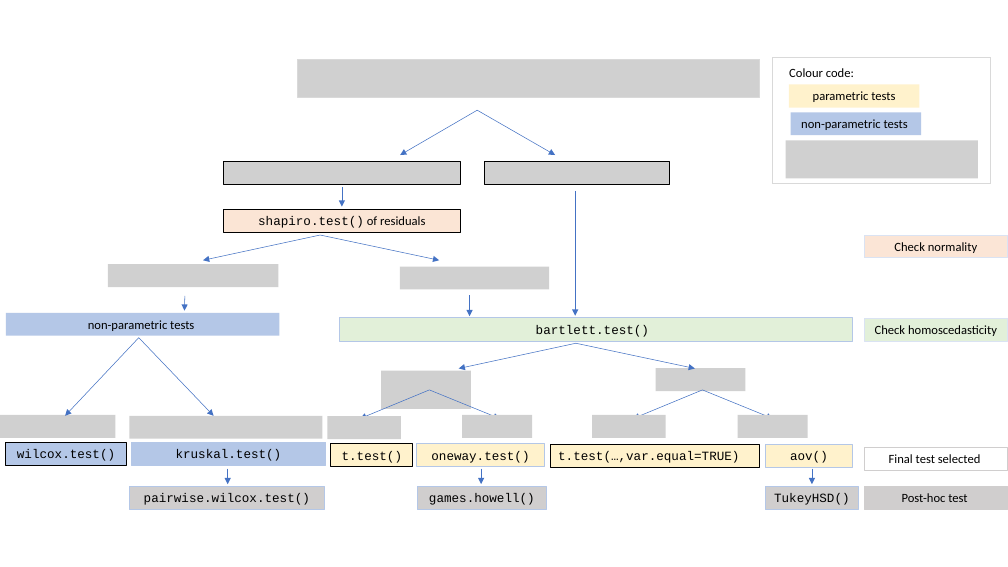
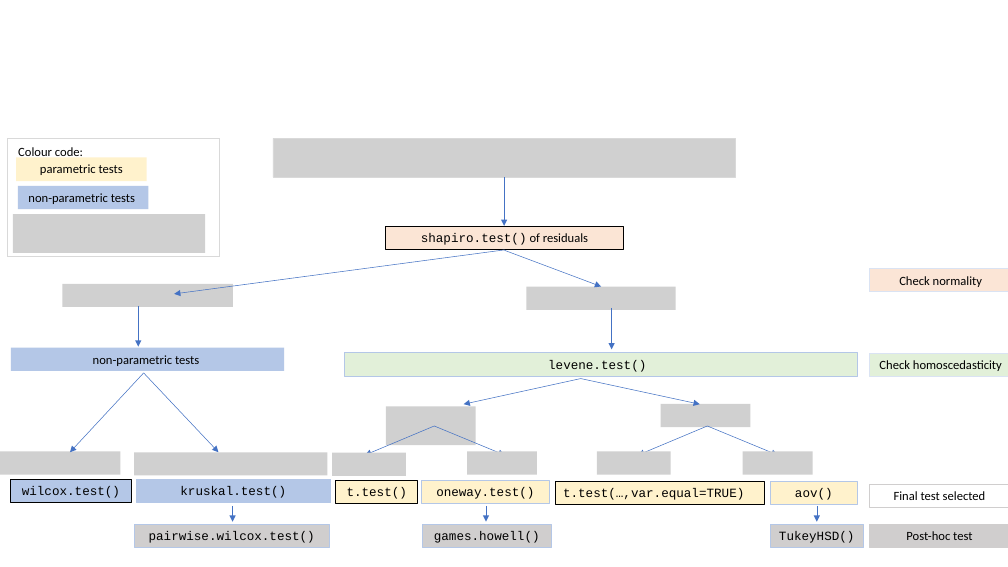
Before and after one commit to shhschilling/visStatistics, a slide deck: slide 2 of vignettes/figures/decision_tree.pptx. Drawn at 1008x567 pixels with LibreOffice and Linux fonts; fonts in the diff are those of the drawing; grey boxes stand for pictures. Boxes give left, top, right and bottom in pixels: in the first picture for what was removed or moved away, otherwise in the second. Text is boxed around its words. In the diff, an @@ line names an element or a change of style, - is before the commit and + after.

```diff
--- a/vignettes/figures/decision_tree.pptx
+++ b/vignettes/figures/decision_tree.pptx
@@ rectangle: place and size @@
-rectangle at [773, 57, 991, 184]
+rectangle at [8, 138, 219, 257]
@@ text "Colour code:": place and size @@
-text "Colour code:" at [789, 68, 854, 77]
+text "Colour code:" at [18, 147, 83, 156]
@@ group removed at [108, 59, 978, 408]: 8 pictures, 3 arrows @@
@@ rectangle "parametric tests": place and size @@
-rectangle "parametric tests" at [789, 85, 920, 108]
+rectangle "parametric tests" at [16, 157, 147, 181]
@@ arrow moved from (575, 191) - (575, 316) to (504, 177) - (504, 226) @@
@@ rectangle "non-parametric tests": place and size @@
-rectangle "non-parametric tests" at [791, 113, 922, 135]
+rectangle "non-parametric tests" at [18, 186, 149, 209]
@@ group added at [13, 138, 751, 445]: 6 pictures @@
@@ rectangle "shapiro.test() of residuals": place and size @@
-rectangle "shapiro.test() of residuals" at [223, 209, 461, 232]
+rectangle "shapiro.test() of residuals" at [386, 227, 624, 250]
@@ arrow moved from (321, 235) - (203, 260) to (504, 250) - (174, 294) @@
@@ arrow moved from (321, 235) - (439, 260) to (504, 250) - (601, 287) @@
@@ arrow moved from (185, 296) - (185, 311) to (138, 306) - (138, 346) @@
@@ arrow moved from (470, 295) - (470, 316) to (612, 308) - (612, 349) @@
@@ 15 rectangles, 11 arrows, 6 pictures: place and size @@
-15 rectangles, 11 arrows, 6 pictures at [0, 235, 1008, 510]
+15 rectangles, 11 arrows, 6 pictures at [0, 268, 1008, 547]
@@ text in rectangle at [548, 360, 646, 372]: text changed @@
-bartlett.test()
+levene.test()
```
Also in this commit, not shown: 1 slide removed, 59 other files.
